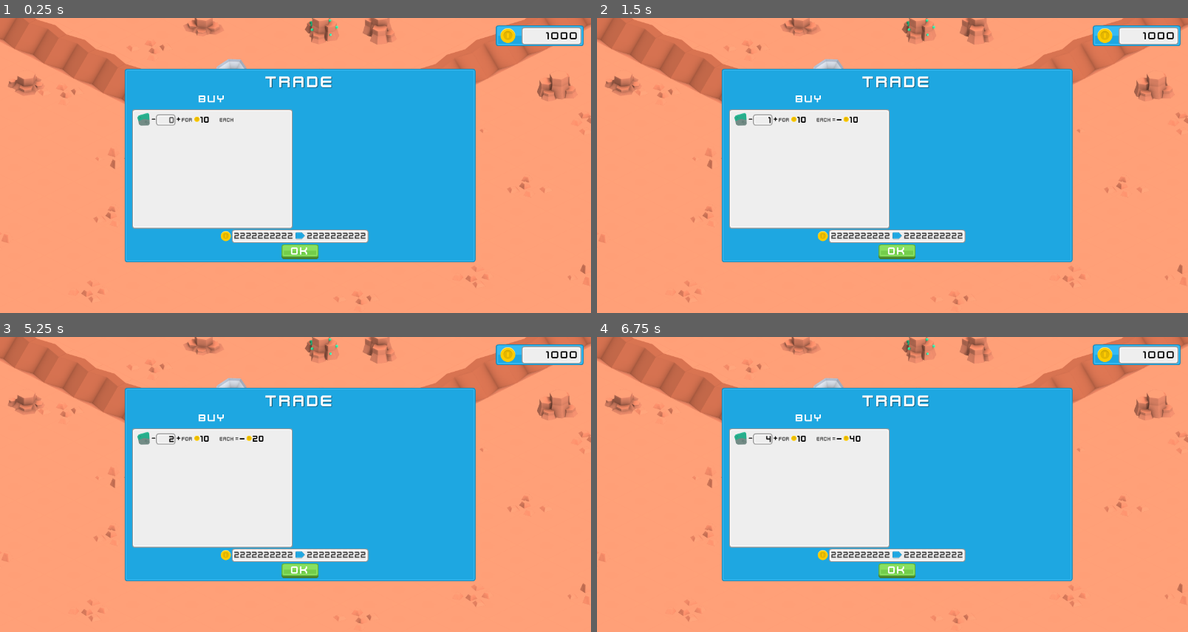
Above: before the commit, frames 1-4 (two rows, left to right).
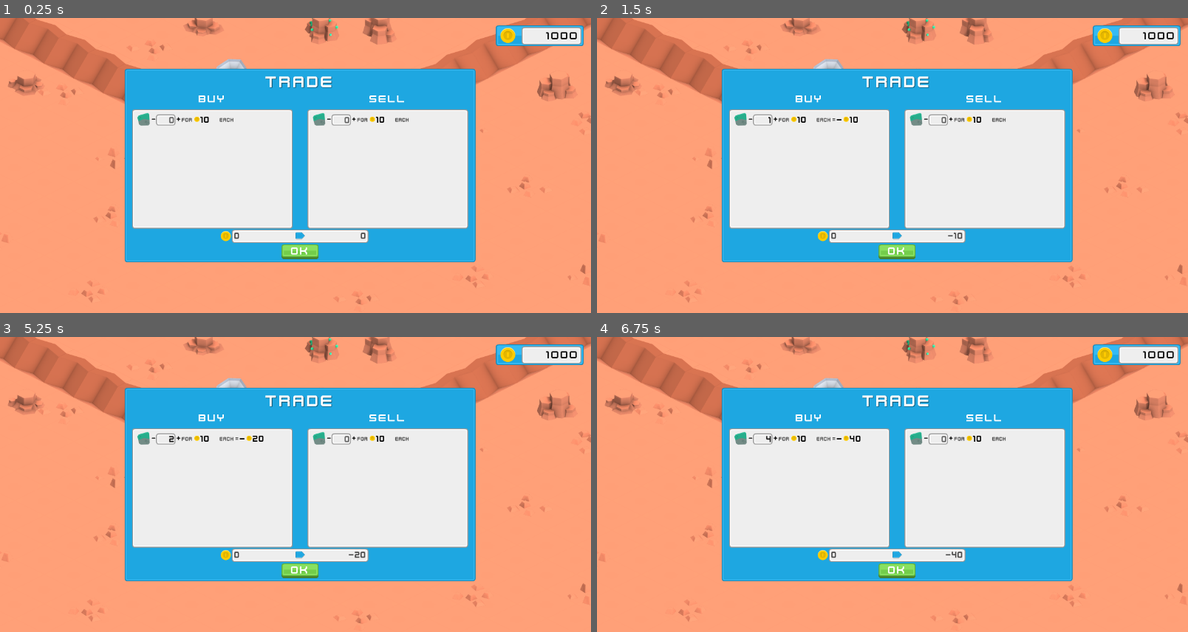
Above: after the commit, the same moments.

Repository: iapetos163/kenney-jam-2023
Game: Godot game, scene res://scene/planet.tscn
Two runs of this game, one before a commit and one after it. Both use one fixed random seed, a clock stepped at 60 frames per second and the inputs below.
Inputs (mouse positions are in pixels of both pictures, inside the frame that each line leads up to):
- Up to frame 1 (0.25 s): no input
- Up to frame 2 (1.5 s): click (750, 118) at 0.52 s; click (774, 118) at 1.27 s
- Up to frame 3 (5.25 s): click (153, 437) at 2.02 s; click (177, 437) at 2.77 s; click (153, 437) at 3.52 s; click (177, 437) at 4.27 s; tap Enter at 5 s
- Up to frame 4 (6.75 s): tap Space at 5.75 s; tap Enter at 6.5 s

The runs differ from the first frame. In frame 1, 11% of the frame differs, in the area x 39-80%, y 26-75%; in frame 2, 11%; in frame 3, 11%; in frame 4, 11%.

Commit message:
Finally: basic arithmetic

Diff:
--- a/scene/planet.tscn
+++ b/scene/planet.tscn
@@ -1,15 +1,18 @@
-[gd_scene load_steps=14 format=3 uid="uid://cwgs1eoegd0d"]
+[gd_scene load_steps=17 format=3 uid="uid://cwgs1eoegd0d"]
 
 [ext_resource type="TileSet" uid="uid://bs3tej65i3x01" path="res://tilemap/planetv1.tres" id="1_4bxrw"]
 [ext_resource type="Texture2D" uid="uid://bftpc3uosdva" path="res://asset/ui/blue_button01.png" id="2_u7c2o"]
 [ext_resource type="Texture2D" uid="uid://b126wm3pj77cw" path="res://asset/coinGold.png" id="3_vod5y"]
 [ext_resource type="PackedScene" uid="uid://crw1u2d46c1b" path="res://ui/gray_panel.tscn" id="4_dbp6n"]
 [ext_resource type="FontFile" uid="uid://bo5nhlmmcngkt" path="res://asset/ui/Kenney Future.ttf" id="5_yfxqn"]
+[ext_resource type="Script" path="res://ui/trade.gd" id="6_ja7st"]
 [ext_resource type="PackedScene" uid="uid://tgjccevfleic" path="res://ui/blue_panel.tscn" id="6_vtg26"]
 [ext_resource type="LabelSettings" uid="uid://c7ibfkcae4uw2" path="res://ui/ui_subtitle_settings.tres" id="7_tsxho"]
 [ext_resource type="Texture2D" uid="uid://brv4xuarjigxr" path="res://asset/ui/blue_sliderRight.png" id="8_36pox"]
+[ext_resource type="Script" path="res://ui/trade_current_money_amount.gd" id="9_480ja"]
 [ext_resource type="Theme" uid="uid://cb2s56xtatj3o" path="res://ui/base_theme.tres" id="9_taqc5"]
 [ext_resource type="PackedScene" uid="uid://bilnpiq2leps0" path="res://ui/transaction_set.tscn" id="10_6txwf"]
+[ext_resource type="Script" path="res://ui/trade_new_money_amount.gd" id="10_cir3g"]
 [ext_resource type="PackedScene" uid="uid://dwcwkqy0bleq" path="res://ui/green_button.tscn" id="12_p0rwm"]
 
 [sub_resource type="LabelSettings" id="LabelSettings_186vl"]
@@ -122,6 +125,7 @@
 offset_top = 110.0
 offset_right = 1030.0
 offset_bottom = 530.0
+script = ExtResource("6_ja7st")
 
 [node name="trade_ui_bg" parent="trade_ui" instance=ExtResource("6_vtg26")]
 layout_mode = 1
@@ -197,6 +201,7 @@
 grow_vertical = 2
 text = "2222222222"
 vertical_alignment = 1
+script = ExtResource("9_480ja")
 
 [node name="new_money_amount" type="Label" parent="trade_ui/body_container/money_amount_change_container"]
 layout_mode = 1
@@ -210,6 +215,7 @@
 text = "2222222222"
 horizontal_alignment = 2
 vertical_alignment = 1
+script = ExtResource("10_cir3g")
 
 [node name="BlueSliderRight" type="Sprite2D" parent="trade_ui/body_container/money_amount_change_container"]
 position = Vector2(148, 14)
@@ -250,7 +256,7 @@
 grow_horizontal = 2
 grow_vertical = 2
 
-[node name="transaction_set" parent="trade_ui/body_container/buy_container" instance=ExtResource("10_6txwf")]
+[node name="buy_txn_set" parent="trade_ui/body_container/buy_container" instance=ExtResource("10_6txwf")]
 layout_mode = 1
 offset_left = 17.0
 offset_top = 42.0
@@ -264,8 +270,41 @@
 anchor_right = 1.0
 anchor_bottom = 1.0
 offset_left = 380.0
-grow_horizontal = 2
-grow_vertical = 2
+offset_bottom = -57.0
+grow_horizontal = 2
+grow_vertical = 2
+
+[node name="sell_title" type="Label" parent="trade_ui/body_container/sell_container"]
+layout_mode = 1
+anchors_preset = 15
+anchor_right = 1.0
+anchor_bottom = 1.0
+offset_bottom = -273.0
+grow_horizontal = 2
+grow_vertical = 2
+text = "SELL"
+label_settings = ExtResource("7_tsxho")
+horizontal_alignment = 1
+
+[node name="gray_panel" parent="trade_ui/body_container/sell_container" instance=ExtResource("4_dbp6n")]
+layout_mode = 1
+anchors_preset = 15
+anchor_right = 1.0
+anchor_bottom = 1.0
+offset_left = 8.0
+offset_top = 36.0
+offset_right = -8.0
+offset_bottom = -8.0
+grow_horizontal = 2
+grow_vertical = 2
+
+[node name="sell_txn_set" parent="trade_ui/body_container/sell_container" instance=ExtResource("10_6txwf")]
+layout_mode = 1
+offset_left = 17.0
+offset_top = 42.0
+offset_right = -16.0
+offset_bottom = -213.0
+transaction_type = "SELL"
 
 [node name="ok_button" type="Control" parent="trade_ui/body_container"]
 layout_mode = 1
@@ -301,3 +340,9 @@
 label_settings = ExtResource("7_tsxho")
 horizontal_alignment = 1
 vertical_alignment = 1
+
+[connection signal="available_amount_updated" from="trade_ui" to="trade_ui/body_container/money_amount_change_container/current_money_amount" method="_on_trade_ui_available_amount_updated"]
+[connection signal="available_amount_updated" from="trade_ui" to="trade_ui/body_container/money_amount_change_container/new_money_amount" method="_on_trade_ui_available_amount_updated"]
+[connection signal="net_diff_amount_updated" from="trade_ui" to="trade_ui/body_container/money_amount_change_container/new_money_amount" method="_on_trade_ui_net_diff_amount_updated"]
+[connection signal="total_diff_amount_updated" from="trade_ui/body_container/buy_container/buy_txn_set" to="trade_ui" method="_on_buy_txn_set_total_diff_amount_updated"]
+[connection signal="total_diff_amount_updated" from="trade_ui/body_container/sell_container/sell_txn_set" to="trade_ui" method="_on_sell_txn_set_total_diff_amount_updated"]
--- /dev/null
+++ b/ui/trade.gd
@@ -0,0 +1,24 @@
+extends Control
+
+@export
+var available_amount: int = 0
+var net_diff_amount = 0
+
+signal available_amount_updated
+signal net_diff_amount_updated
+
+func set_available_amount(amount: int):
+	available_amount = amount
+	available_amount_updated.emit()
+
+func refresh_net_diff_amount():
+	var buy_diff_amount = $'./body_container/buy_container/buy_txn_set'.total_diff_amount
+	var sell_diff_amount = $'./body_container/sell_container/sell_txn_set'.total_diff_amount
+	net_diff_amount = buy_diff_amount + sell_diff_amount
+	net_diff_amount_updated.emit()
+
+func _on_buy_txn_set_total_diff_amount_updated():
+	refresh_net_diff_amount()
+
+func _on_sell_txn_set_total_diff_amount_updated():
+	refresh_net_diff_amount()
--- /dev/null
+++ b/ui/trade_current_money_amount.gd
@@ -0,0 +1,12 @@
+extends Label
+
+func refresh_text():
+	var available_amount = $'../../..'.available_amount
+	text = str(available_amount)
+
+
+func _ready():
+	refresh_text()
+
+func _on_trade_ui_available_amount_updated():
+	refresh_text()
--- /dev/null
+++ b/ui/trade_new_money_amount.gd
@@ -0,0 +1,16 @@
+extends Label
+
+func refresh_text():
+	var available_amount = $'../../..'.available_amount
+	var net_diff_amount = $'../../..'.net_diff_amount
+	text = str(available_amount + net_diff_amount)
+
+
+func _ready():
+	refresh_text()
+
+func _on_trade_ui_available_amount_updated():
+	refresh_text()
+
+func _on_trade_ui_net_diff_amount_updated():
+	refresh_text()
--- a/ui/transaction_entry/transaction_entry.tscn
+++ b/ui/transaction_entry/transaction_entry.tscn
@@ -72,6 +72,7 @@
 offset_bottom = 77.0
 grow_vertical = 2
 scale = Vector2(0.125, 0.125)
+mouse_default_cursor_shape = 2
 texture_normal = ExtResource("3_0xt2v")
 
 [node name="inc_button" type="TextureButton" parent="amount_control"]
@@ -86,6 +87,7 @@
 grow_horizontal = 2
 grow_vertical = 2
 scale = Vector2(0.125, 0.125)
+mouse_default_cursor_shape = 2
 texture_normal = ExtResource("4_y00ui")
 
 [node name="for" type="Label" parent="."]
--- a/ui/transaction_set.gd
+++ b/ui/transaction_set.gd
@@ -1,19 +1,24 @@
 extends Control
 
-var Entry = preload("res://ui/transaction_entry/transaction_entry.tscn")
+signal total_diff_amount_updated
 
 @export_enum('BUY', 'SELL')
 var transaction_type: String
 
+var Entry = preload("res://ui/transaction_entry/transaction_entry.tscn")
+
 # { item_type: 'IRON', unit_amount: 10 }
 var items: Array[Dictionary] = []
 var entry_nodes: Array[Node] = []
+
+var total_diff_amount = 0
 
 func create_entry(item: Dictionary, y_offset: int):
 	var node: Control = Entry.instantiate()
 	node.set_size(Vector2(331, 32))
 	node.set_offset(SIDE_TOP, y_offset)
 	node.set_unit_amount(item['unit_amount'])
+	node.connect('total_amount_updated', _on_entry_total_amount_updated)
 	add_child(node)
 	return node
 
@@ -29,3 +34,12 @@
 
 func _ready():
 	set_items([{ 'item_type': 'IRON', 'unit_amount': 10 }])
+
+func _on_entry_total_amount_updated():
+	var sum = 0
+	for entry in entry_nodes:
+		sum += entry.total_amount
+	if transaction_type == 'BUY':
+		sum *= -1
+	total_diff_amount = sum
+	total_diff_amount_updated.emit()
